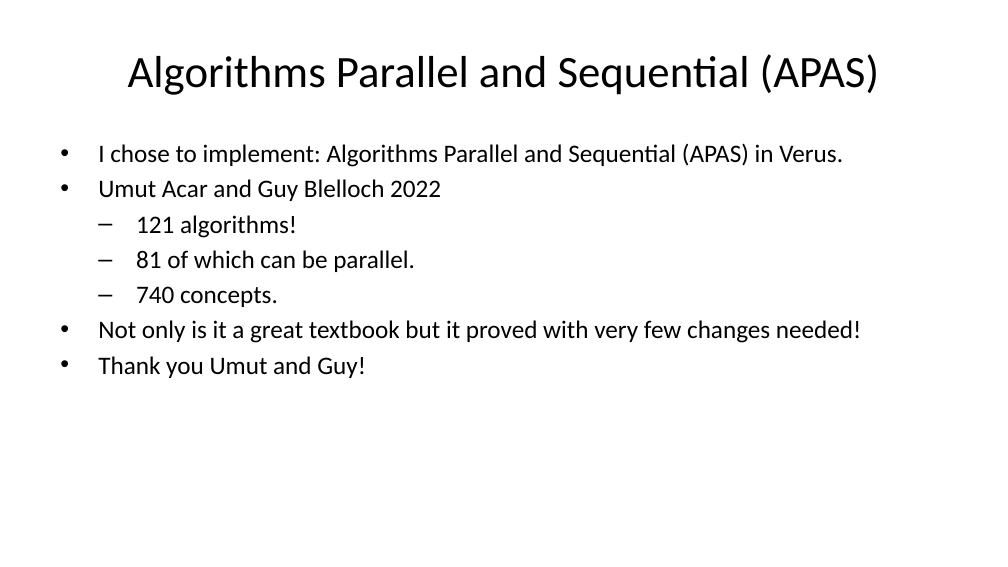
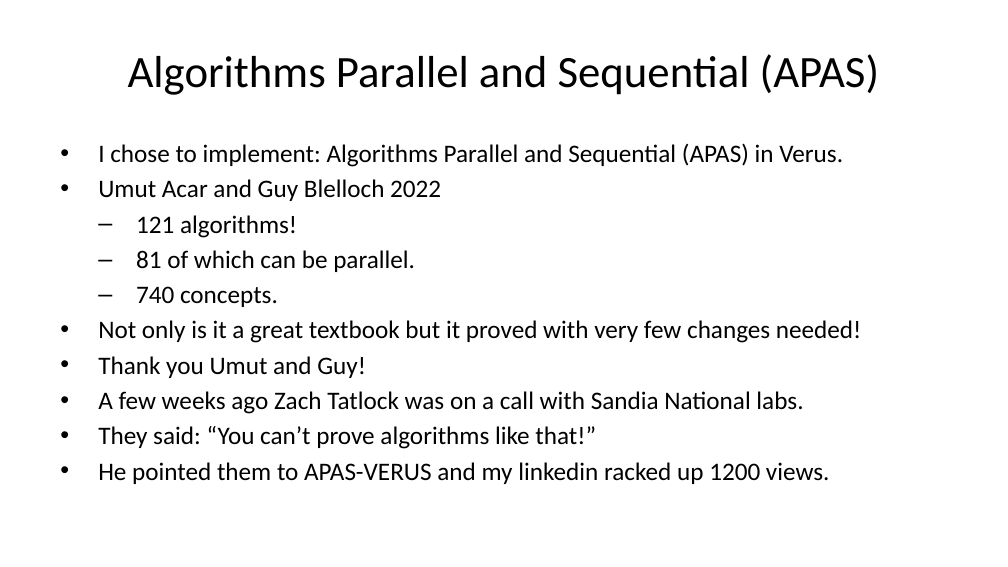
Before and after one commit to briangmilnes/APAS-VERUS, a slide deck: slide 5 of lectures/slidesCMUCS.pptx. Drawn at 1008x567 pixels with LibreOffice and Linux fonts; fonts in the diff are those of the drawing. Boxes give left, top, right and bottom in pixels: in the first picture for what was removed or moved away, otherwise in the second. Text is boxed around its words. In the diff, an @@ line names an element or a change of style, - is before the commit and + after.

```diff
--- a/lectures/slidesCMUCS.pptx
+++ b/lectures/slidesCMUCS.pptx
@@ text at <box>98,391,830,484</box>: paragraphs added @@
+• A few weeks ago Zach Tatlock was on a call with Sandia National labs.
+• They said: “You can’t prove algorithms like that!”
+• He pointed them to APAS-VERUS and my linkedin racked up 1200 views.
```
Also in this commit, not shown: 3 other slides changed, 1 slide added, 2 other files.
